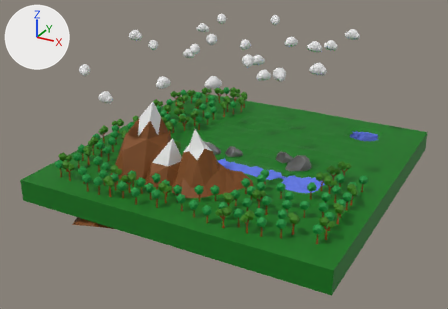
The FBX model Assets/Art Assets/mvp grouped.fbx: old version first, new version second.
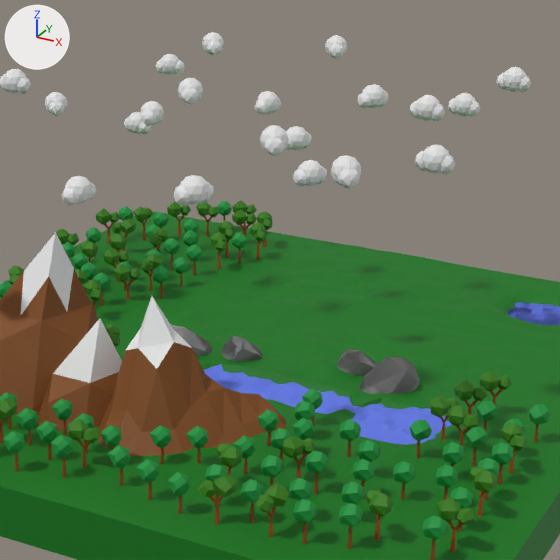
Old and new are each drawn whole from a 50 mm camera at (116.8, -226.7, 113.8) aimed at (-3.3, -8.3, 4.6) and again close up on the part from 29% to 83% of the width and 0% to 79% of the height. The axes (+X, +Y, +Z) are drawn at upper left. The lights are the same throughout. Where no turn or scale is listed for an object, it has been applied to the vertices.
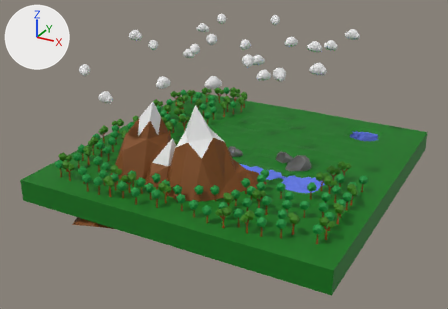
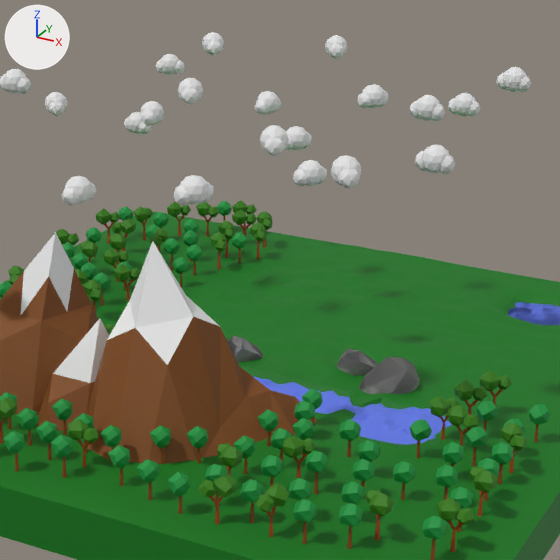
What differs and where, as boxes (x1, y1, x2, y2) in the close-ups (560 x 560 px):
'Plane', added (brown)
    after: (88, 241, 317, 464)
    faces in mat_stone_003 (brown #7c460f): (88, 317, 317, 464)
    faces in mat_snow_003 (white #e7e7e7): (107, 241, 219, 365)

Diff of the bpy script that builds the scene:
```diff
--- a/Assets/Art Assets/mvp grouped.fbx.py
+++ b/Assets/Art Assets/mvp grouped.fbx.py
@@ mat_snow_003 @@
+mat_snow_003 = principled_material('snow.003')
+mat_snow_003.base_color = (0.8, 0.8, 0.8)  # white #e7e7e7
+mat_snow_003.roughness = 0.69
@@ mat_stone_003 @@
+mat_stone_003 = principled_material('stone.003')
+mat_stone_003.base_color = (0.202, 0.0608, 0.00482)  # brown #7c460f
+mat_stone_003.roughness = 0.69
@@ me_plane @@
+me_plane.from_pydata(...)  # 63 vertices, 94 faces; spans x -39.5..10.8, y -23.8..32.9, z -2.0..42.0
+# faces by material slot: [86, 8]
+me_plane.materials.append(mat_stone_003)  # brown #7c460f
+me_plane.materials.append(mat_snow_003)  # white #e7e7e7
@@ ob_plane @@
+ob_plane = bpy.data.objects.new('Plane', me_plane)
+ob_plane.location = (23.8, -36.2, -7.0)
```
